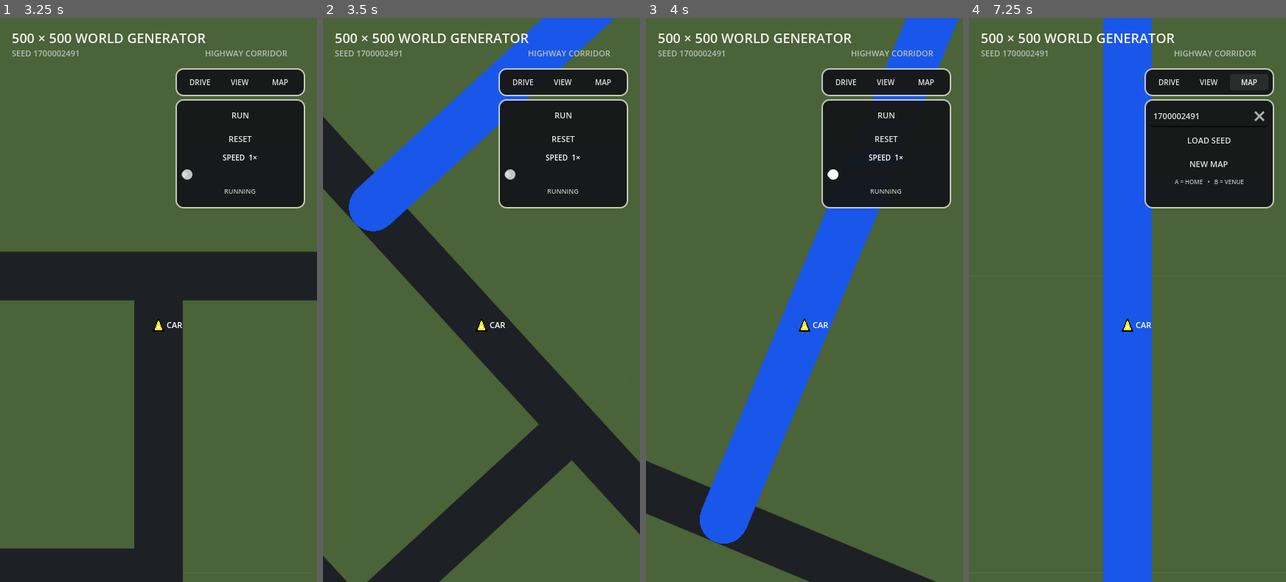
Above: before the commit, frames 1-4 (left to right).
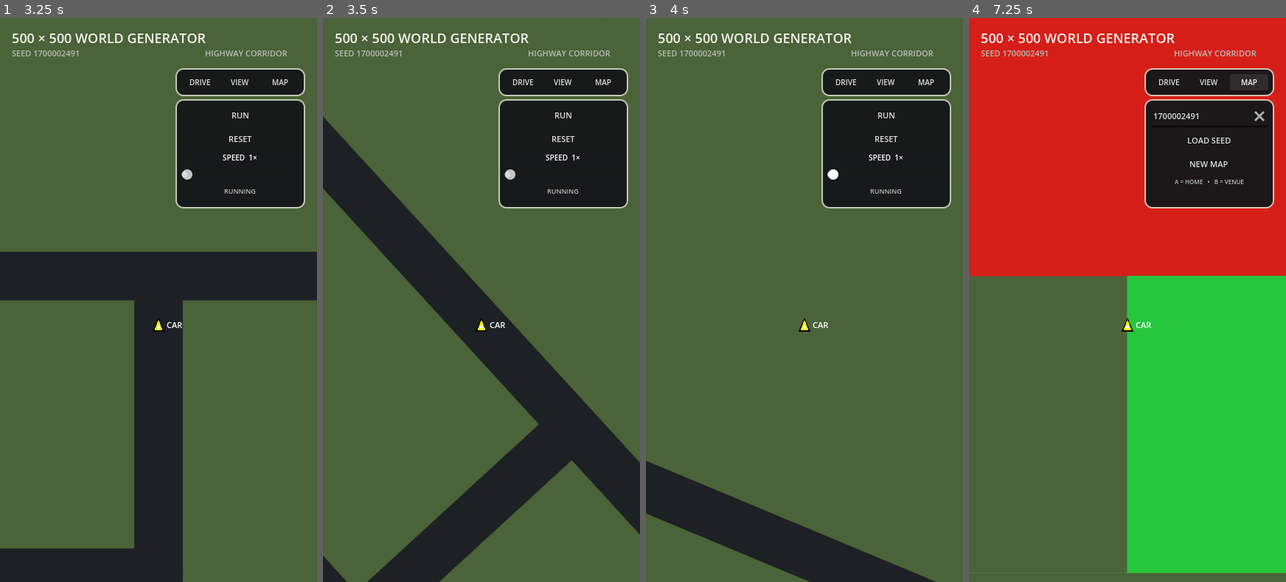
Above: after the commit, the same moments.

Repository: patrickcallahancomedy/comedian
Game: Godot game, scene res://scenes/drive/grid_world_prototype.tscn
Same seed, same stepped clock (60 frames per second), same inputs: the game is played once before the commit and once after it. This scene is started directly instead of the project's main scene.
Inputs (mouse positions are in pixels of both pictures, inside the frame that each line leads up to):
- Up to frame 1 (3.25 s): click "DRIVE" at 0.5 s; click "RUN" at 1.25 s; tap Enter (ui_accept) at 2, 2.27 s; move the mouse to (228, 271) at 2.02 s; hold Right 2.03-2.75 s; tap Space at 2.1 s; click (228, 271) at 2.17 s; drag from (95, 328) to (142, 412) at 2.77 s
- Up to frame 2 (3.5 s): no input
- Up to frame 3 (4 s): move the mouse to (836, 175) at 3.52 s; hold Right from 3.53 s (still down); tap Space at 3.6 s
- Up to frame 4 (7.25 s): release Right at 4.25 s; drag from (1111, 412) to (1032, 215) at 4.27 s; move the mouse to (1222, 384) at 5.02 s; hold Left 5.03-5.75 s; tap Space at 5.1 s; tap Enter (ui_accept) at 5.27 s; click "VIEW" at 5.75 s; click "MAP" at 6.5 s

Frame 1 is identical in both runs. In frame 2, 7.4% of the frame differs, in the area x 8-93%, y 0-38%; in frame 3, 11%; in frame 4, 66%, in the area x 0-100%, y 0-100%.

Commit message:
Preview mirrored dual highway corridor

Diff:
--- a/godot/scripts/drive/grid_world_generator.gd
+++ b/godot/scripts/drive/grid_world_generator.gd
@@ -41,7 +41,8 @@
 
 const CONNECTOR_STEP := 10
 const HIGHWAY_EDGE_MARGIN := 10
-const HIGHWAY_CLEARANCE := 30
+const HIGHWAY_CLEARANCE := 40
+const HIGHWAY_CORRIDOR_HALF_WIDTH := 40
 const HIGHWAY_LANE_SPACING := 10
 const HIGHWAY_LANE_CENTER_OFFSET := 5
 const RAMP_STANDOFF := 15
@@ -972,8 +973,16 @@
 
 
 func _choose_longest_highway_corridor() -> Dictionary:
+	var first_coordinate := maxi(
+		HIGHWAY_EDGE_MARGIN,
+		HIGHWAY_CORRIDOR_HALF_WIDTH
+	)
+	var last_coordinate := mini(
+		GRID_SIZE - HIGHWAY_EDGE_MARGIN,
+		GRID_SIZE - HIGHWAY_CORRIDOR_HALF_WIDTH
+	)
 	var best_horizontal := true
-	var best_coordinate := HIGHWAY_EDGE_MARGIN
+	var best_coordinate := first_coordinate
 	var best_length := -1
 	var best_connector_cost := INF
 	var start_axis := HIGHWAY_EDGE_MARGIN
@@ -981,8 +990,8 @@
 	var corridor_length := end_axis - start_axis
 
 	for coordinate in range(
-		HIGHWAY_EDGE_MARGIN,
-		GRID_SIZE - HIGHWAY_EDGE_MARGIN + 1,
+		first_coordinate,
+		last_coordinate + 1,
 		CONNECTOR_STEP
 	):
 		if _horizontal_corridor_is_clear(coordinate):
@@ -1009,8 +1018,8 @@
 				best_connector_cost = connector_cost
 
 	for coordinate in range(
-		HIGHWAY_EDGE_MARGIN,
-		GRID_SIZE - HIGHWAY_EDGE_MARGIN + 1,
+		first_coordinate,
+		last_coordinate + 1,
 		CONNECTOR_STEP
 	):
 		if _vertical_corridor_is_clear(coordinate):
--- a/godot/scripts/drive/grid_world_map.gd
+++ b/godot/scripts/drive/grid_world_map.gd
@@ -29,6 +29,10 @@
 const DRIVE_ROTATION_SMOOTH_SPEED := 4.5
 const LEGACY_LOCAL_ROAD_RATIO := 13.0 / 80.0
 const HIGHWAY_LANE_FILL_RATIO := 1.0
+const SHOW_CONNECTORS := false
+const DUAL_HIGHWAY_INNER_LANE_OFFSET := 15.0
+const DUAL_HIGHWAY_OUTER_LANE_OFFSET := 25.0
+const DUAL_HIGHWAY_RAMP_OFFSET := 35.0
 
 @export var world_seed: int = 0
 
@@ -364,6 +368,9 @@
 			)
 			var color := ROAD_COLOR
 
+			if road_class == generator.RoadClass.CONNECTOR and not SHOW_CONNECTORS:
+				continue
+
 			match road_class:
 				generator.RoadClass.CITY:
 					width = (
@@ -377,17 +384,19 @@
 					)
 					color = CONNECTOR_COLOR
 				generator.RoadClass.RAMP:
-					width = (
-						float(generator.HIGHWAY_LANE_SPACING)
-						* HIGHWAY_LANE_FILL_RATIO
-					)
 					color = (
 						ON_RAMP_COLOR
 						if generator.is_on_ramp_edge(a, b)
 						else RAMP_COLOR
 					)
+					_draw_dual_ramp(
+						Vector2(generator.nodes[a]),
+						Vector2(generator.nodes[b]),
+						color
+					)
+					continue
 				generator.RoadClass.HIGHWAY:
-					_draw_two_lane_highway(
+					_draw_dual_highway(
 						Vector2(generator.nodes[a]),
 						Vector2(generator.nodes[b])
 					)
@@ -410,6 +419,13 @@
 			continue
 
 		var road_class := _strongest_node_class(node_id)
+		if (
+			road_class == generator.RoadClass.CONNECTOR
+			or road_class == generator.RoadClass.RAMP
+			or road_class == generator.RoadClass.HIGHWAY
+		):
+			continue
+
 		var radius := (
 			float(generator.NEIGHBORHOOD_SPACING)
 			* LEGACY_LOCAL_ROAD_RATIO
@@ -454,20 +470,22 @@
 			color
 		)
 
-	_draw_auxiliary_merge_nodes()
-
-
-func _draw_two_lane_highway(start: Vector2, finish: Vector2) -> void:
-	# Keep the approved outer lane positions and remove only the center lane.
-	# This preserves the existing car and pink-ramp merge alignment.
-	var lane_spacing := float(generator.HIGHWAY_LANE_CENTER_OFFSET)
+func _draw_dual_highway(start: Vector2, finish: Vector2) -> void:
+	# Two touching red lanes in each direction, mirrored across a two-lane
+	# empty median. With 10-unit lane widths this occupies 80 world units:
+	# ramp + 2 red + 2 empty + 2 red + ramp.
 	var perpendicular := Vector2.ZERO
 	if is_equal_approx(start.y, finish.y):
 		perpendicular = Vector2(0.0, 1.0)
 	else:
 		perpendicular = Vector2(1.0, 0.0)
 
-	for lane_offset in [-lane_spacing, lane_spacing]:
+	for lane_offset in [
+		-DUAL_HIGHWAY_OUTER_LANE_OFFSET,
+		-DUAL_HIGHWAY_INNER_LANE_OFFSET,
+		DUAL_HIGHWAY_INNER_LANE_OFFSET,
+		DUAL_HIGHWAY_OUTER_LANE_OFFSET,
+	]:
 		var offset: Vector2 = perpendicular * float(lane_offset)
 		draw_line(
 			_world_to_screen(start + offset),
@@ -483,20 +501,55 @@
 		)
 
 
-func _draw_auxiliary_merge_nodes() -> void:
-	for node_value in generator.auxiliary_merge_nodes:
-		var node_id: int = int(node_value)
-		draw_circle(
-			_world_to_screen(Vector2(generator.nodes[node_id])),
-			maxf(
-				1.0,
-				float(generator.HIGHWAY_LANE_SPACING)
-				* HIGHWAY_LANE_FILL_RATIO
-				* 0.5
-				* map_scale
-			),
-			HIGHWAY_COLOR
-		)
+func _draw_dual_ramp(
+	start: Vector2,
+	finish: Vector2,
+	color: Color
+) -> void:
+	if generator.highway_nodes.size() != 2:
+		return
+
+	var highway_a := Vector2(
+		generator.nodes[int(generator.highway_nodes[0])]
+	)
+	var highway_b := Vector2(
+		generator.nodes[int(generator.highway_nodes[1])]
+	)
+	var lane_width := maxf(
+		1.0,
+		float(generator.HIGHWAY_LANE_SPACING)
+		* HIGHWAY_LANE_FILL_RATIO
+		* map_scale
+	)
+
+	if is_equal_approx(highway_a.y, highway_b.y):
+		var center := highway_a.y
+		var source_side := signf(((start.y + finish.y) * 0.5) - center)
+		if is_zero_approx(source_side):
+			source_side = 1.0
+		for side in [source_side, -source_side]:
+			var lane_y := center + float(side) * DUAL_HIGHWAY_RAMP_OFFSET
+			draw_line(
+				_world_to_screen(Vector2(start.x, lane_y)),
+				_world_to_screen(Vector2(finish.x, lane_y)),
+				color,
+				lane_width,
+				true
+			)
+	else:
+		var center := highway_a.x
+		var source_side := signf(((start.x + finish.x) * 0.5) - center)
+		if is_zero_approx(source_side):
+			source_side = 1.0
+		for side in [source_side, -source_side]:
+			var lane_x := center + float(side) * DUAL_HIGHWAY_RAMP_OFFSET
+			draw_line(
+				_world_to_screen(Vector2(lane_x, start.y)),
+				_world_to_screen(Vector2(lane_x, finish.y)),
+				color,
+				lane_width,
+				true
+			)
 
 
 func _visible_degree(node_id: int) -> int:
